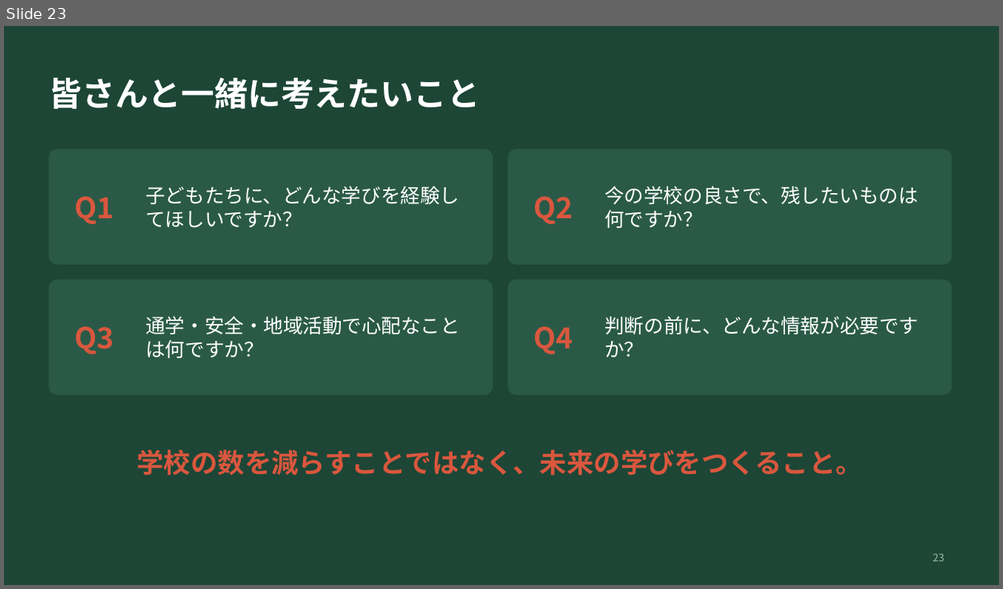
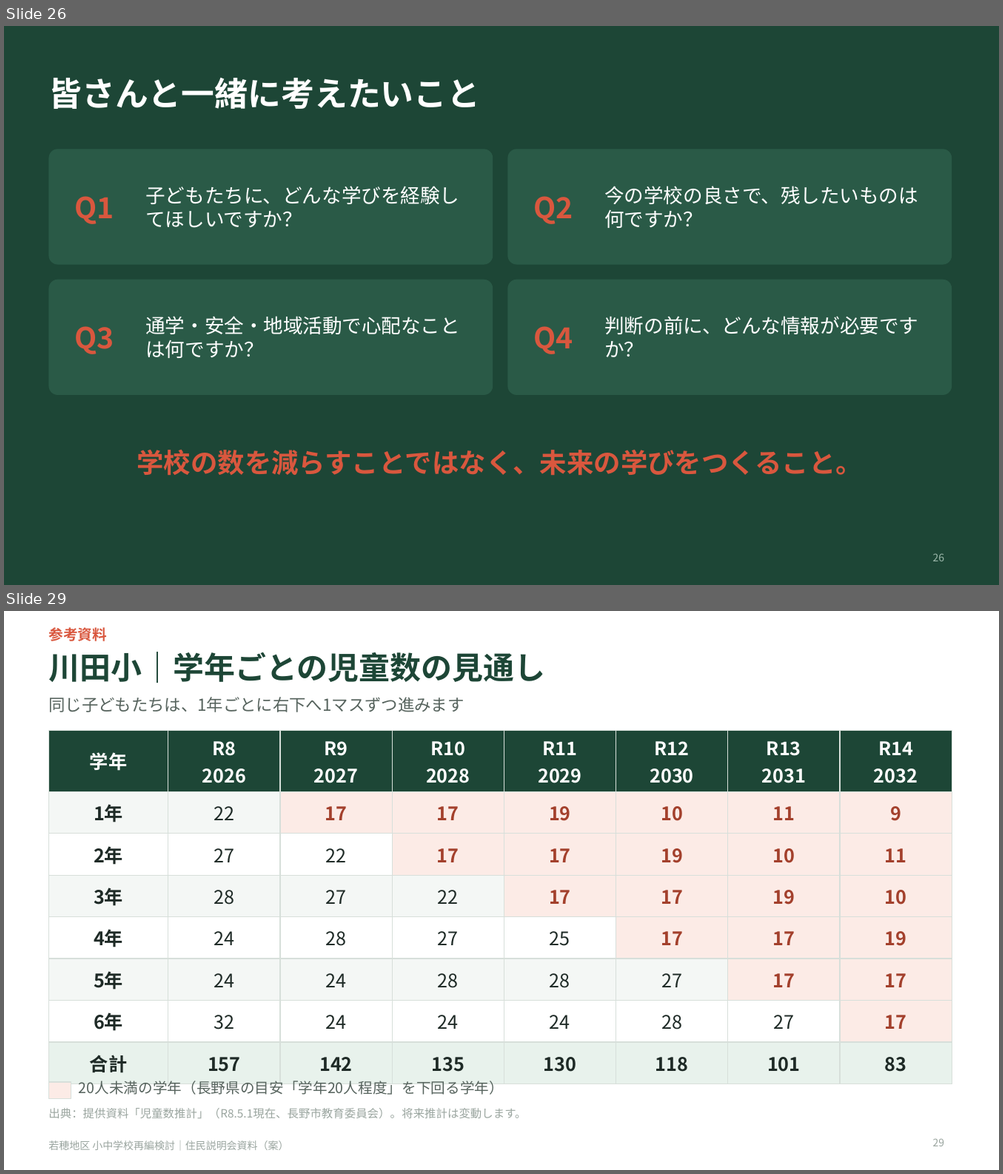
Before and after one commit to Masaki12008/GS, a slide deck: output/若穂地区_住民説明会資料.pptx. Shown one above the other, each under a label of ours: slide 23 before the commit, slides 26 and 29 after it; the slides between them are not shown. The pictures are 1003x589 and 1003x1174 pixels, drawn with LibreOffice and Linux fonts; fonts in the diff are those of the drawing. Boxes give left, top, right and bottom in pixels: in the first picture for what was removed or moved away, otherwise in the second. Text is boxed around its words. In the diff, an @@ line names an element or a change of style, - is before the commit and + after.

```diff
--- a/output/若穂地区_住民説明会資料.pptx
+++ b/output/若穂地区_住民説明会資料.pptx
@@ slide 29 added at (x1=4, y1=611, x2=999, y2=1170), background #FFFFFF @@
@@ text added at (x1=48, y1=627, x2=106, y2=641), 14 pt, text #D9573E, bold @@
+参考資料
@@ title added at (x1=48, y1=652, x2=545, y2=683), 30 pt, text #1D4636, bold @@
+川田小｜学年ごとの児童数の見通し
@@ text added at (x1=48, y1=697, x2=464, y2=712), 16 pt, text #56635D @@
+同じ子どもたちは、1年ごとに右下へ1マスずつ進みます
@@ table added at (x1=48, y1=730, x2=951, y2=1076), 8 rows, 8 columns @@
+学年 | R8 / 2026 | R9 / 2027 | R10 / 2028 | R11 / 2029 | R12 / 2030 | R13 / 2031 | R14 / 2032
+1年 | 22 | 17 | 17 | 19 | 10 | 11 | 9
+2年 | 27 | 22 | 17 | 17 | 19 | 10 | 11
+3年 | 28 | 27 | 22 | 17 | 17 | 19 | 10
+4年 | 24 | 28 | 27 | 25 | 17 | 17 | 19
+5年 | 24 | 24 | 28 | 28 | 27 | 17 | 17
+6年 | 32 | 24 | 24 | 24 | 28 | 27 | 17
+合計 | 157 | 142 | 135 | 130 | 118 | 101 | 83
@@ rectangle added at (x1=48, y1=1082, x2=71, y2=1099), fill #FCEBE6, outline #D7DFDA 1 pt @@
@@ text added at (x1=79, y1=1081, x2=504, y2=1095), 14 pt, text #56635D @@
+20人未満の学年（長野県の目安「学年20人程度」を下回る学年）
@@ text added at (x1=48, y1=1108, x2=526, y2=1119), 11 pt, text #9AA59F @@
+出典：提供資料「児童数推計」（R8.5.1現在、長野市教育委員会）。将来推計は変動します。
@@ text added at (x1=48, y1=1141, x2=288, y2=1150), 10 pt, text #9AA59F @@
+若穂地区 小中学校再編検討｜住民説明会資料（案）
@@ page number added at (x1=933, y1=1139, x2=945, y2=1147), 10 pt, text #9AA59F @@
+29
@@ what was slide 23 is now slide 26 @@
@@ page number at (x1=933, y1=554, x2=945, y2=562): text changed @@
-23
+26
```
Also in this commit, not shown: 9 slides changed, 7 other slides added, 3 other files.
